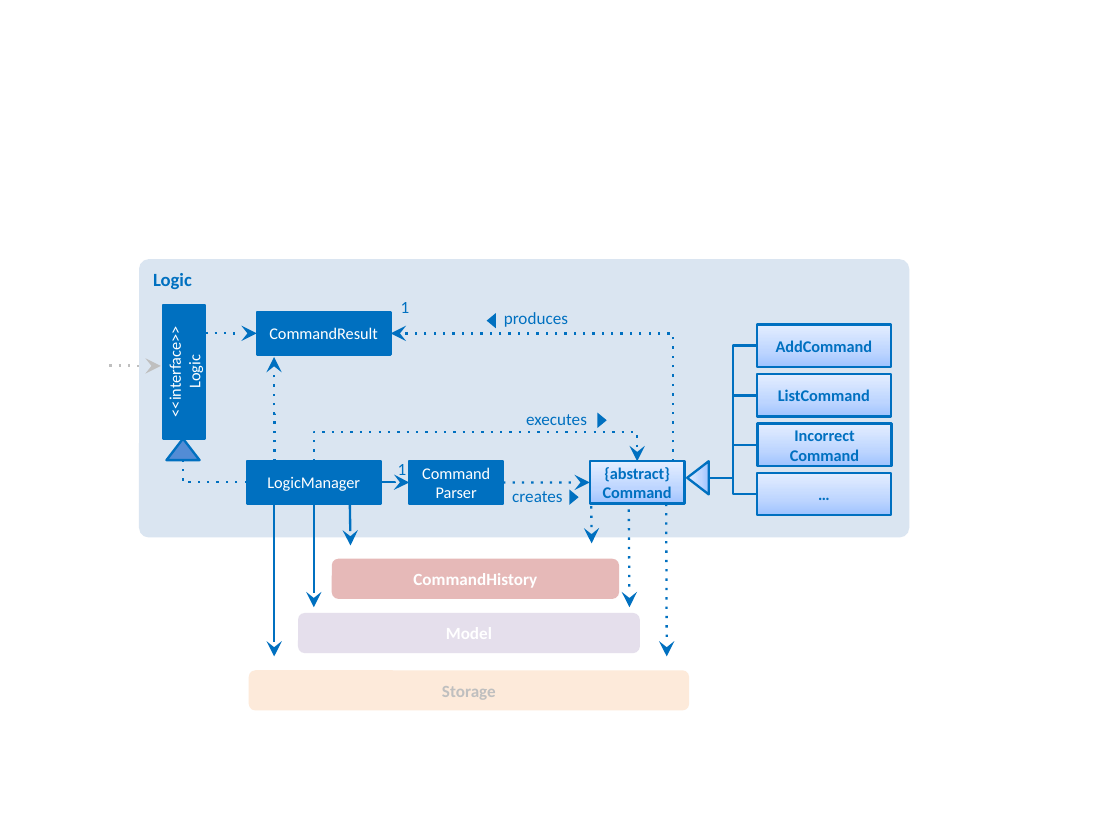
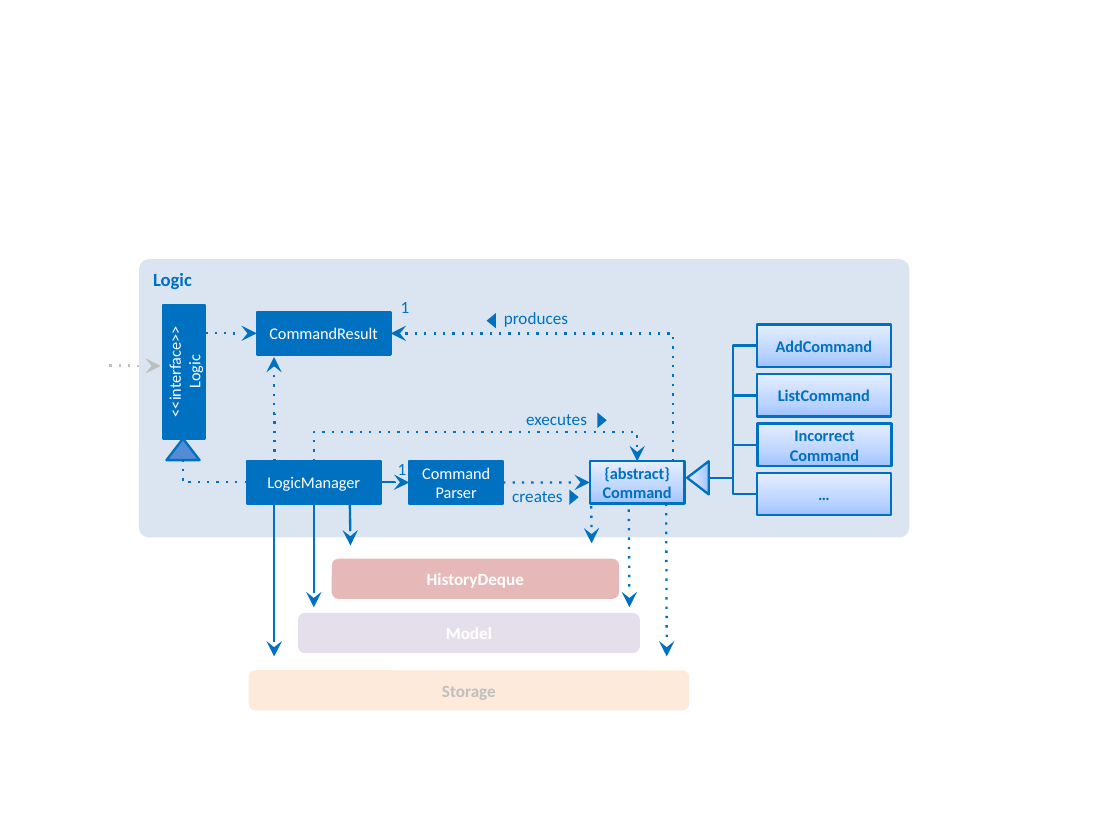
Before and after one commit to CS2103AUG2016-W10-C1/addressbook-level4, a slide deck: slide 1 of docs/diagrams/newLogicDiagrams.pptx. Drawn at 1120x840 pixels with LibreOffice and Linux fonts; fonts in the diff are those of the drawing. Boxes give left, top, right and bottom in pixels: in the first picture for what was removed or moved away, otherwise in the second. Text is boxed around its words. In the diff, an @@ line names an element or a change of style, - is before the commit and + after.

```diff
--- a/docs/diagrams/newLogicDiagrams.pptx
+++ b/docs/diagrams/newLogicDiagrams.pptx
@@ text in rounded rectangle at (x1=427, y1=573, x2=524, y2=588): text changed @@
-CommandHistory
+HistoryDeque
```
Also in this commit, not shown: 1 other file.
